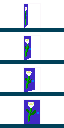
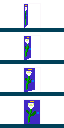
Layers edited between the first and the second 64 × 128 image:
painted on "Background" over [left=25, top=5, right=36, bottom=123]
